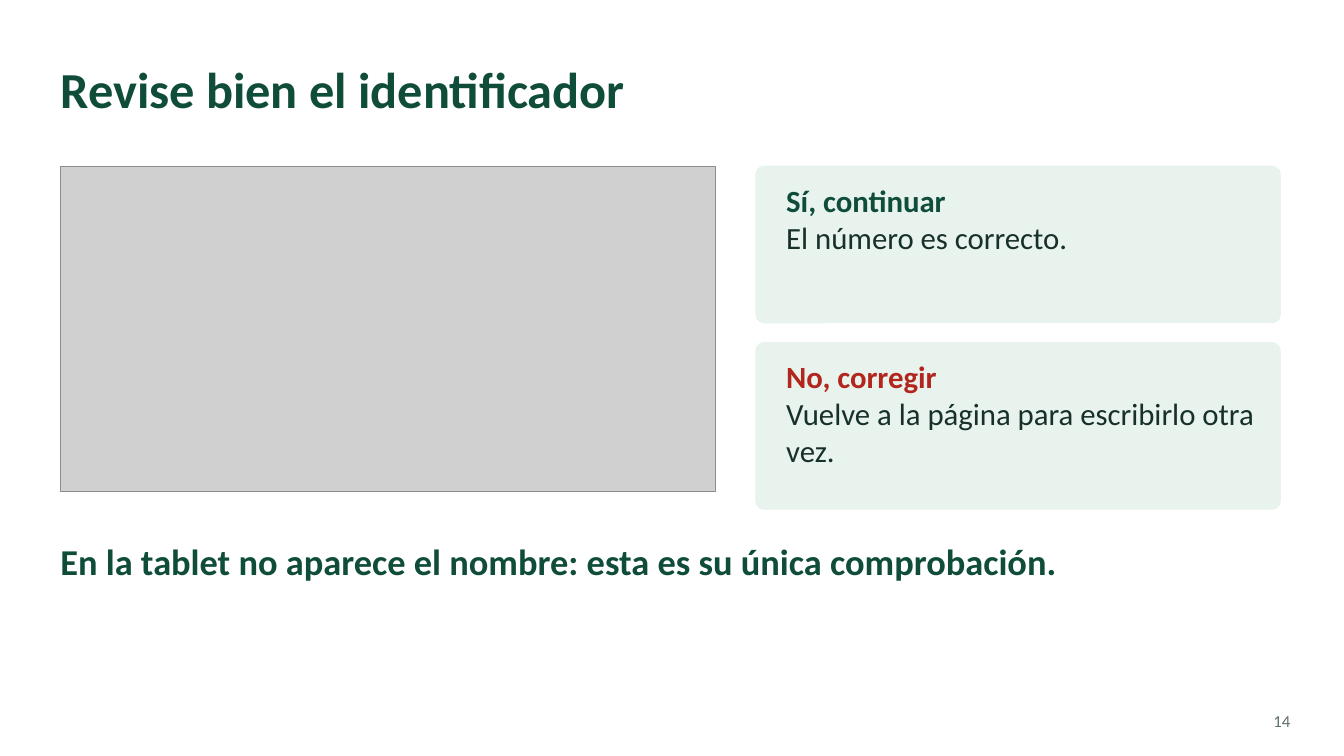
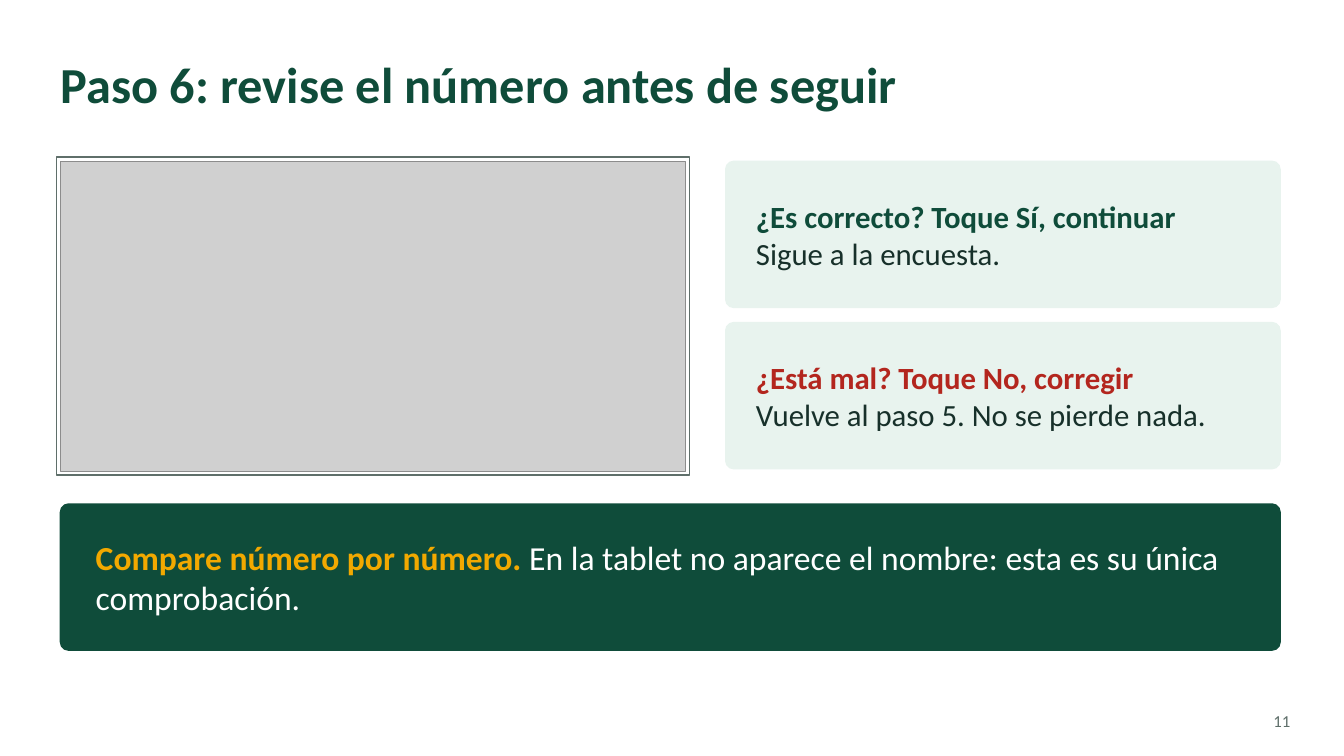
Before and after one commit to CecileRichetta/survey_offline_Colombia, a slide deck: slide 11 of offline/capacitacion/C4P_capacitacion_tablet.pptx (slide 14 before the commit). Drawn at 1344x756 pixels with LibreOffice and Linux fonts; fonts in the diff are those of the drawing; grey boxes stand for pictures. Boxes give left, top, right and bottom in pixels: in the first picture for what was removed or moved away, otherwise in the second. Text is boxed around its words. In the diff, an @@ line names an element or a change of style, - is before the commit and + after.

```diff
--- a/offline/capacitacion/C4P_capacitacion_tablet.pptx
+++ b/offline/capacitacion/C4P_capacitacion_tablet.pptx
@@ title at (60, 67, 897, 112): text changed @@
-Revise bien el identificador
+Paso 6: revise el número antes de seguir
@@ rectangle added at (56, 157, 690, 476), fill #FFFFFF, outline #5F6F6A 1 pt @@
@@ picture: place and size @@
-picture at (60, 166, 716, 491)
+picture at (60, 161, 686, 472)
@@ rounded rectangle: place and size @@
-rounded rectangle at (756, 166, 1280, 323)
+rounded rectangle at (726, 161, 1280, 308)
@@ rounded rectangle at (726, 161, 1280, 308): proportions changed @@
@@ text "¿Es correcto? Toque Sí, continuar" at (756, 206, 1176, 271): vertical alignment top to middle @@
@@ text at (756, 206, 1176, 271): text changed; text colour #17302A to #0F4C3A; bold on @@
-Sí, continuar
-El número es correcto.
+¿Es correcto? Toque Sí, continuar
+Sigue a la encuesta.
@@ rounded rectangle at (726, 323, 1280, 469): proportions changed @@
@@ rounded rectangle: place and size @@
-rounded rectangle at (756, 343, 1280, 509)
+rounded rectangle at (726, 323, 1280, 469)
@@ text added at (756, 367, 1205, 431), 22 pt, text #17302A @@
+¿Está mal? Toque No, corregir
+Vuelve al paso 5. No se pierde nada.
@@ text removed at (786, 366, 1253, 462) @@
-No, corregir
-Vuelve a la página para escribirlo otra vez.
@@ rounded rectangle added at (60, 504, 1280, 650), fill #0F4C3A, outline #0F4C3A 1 pt @@
@@ text "Compare número por número. En ..." at (96, 546, 1218, 616): vertical alignment top to middle @@
@@ text at (96, 546, 1218, 616): text changed; size 26 to 24 pt; text colour #0F4C3A to #FFFFFF; bold off @@
-En la tablet no aparece el nombre: esta es su única comprobación.
+Compare número por número. En la tablet no aparece el nombre: esta es su única comprobación.
@@ page number at (1273, 716, 1290, 727): text changed @@
-14
+11
```
Also in this commit, not shown: 7 other slides changed, 9 slides added, 12 slides removed, 10 other files.
